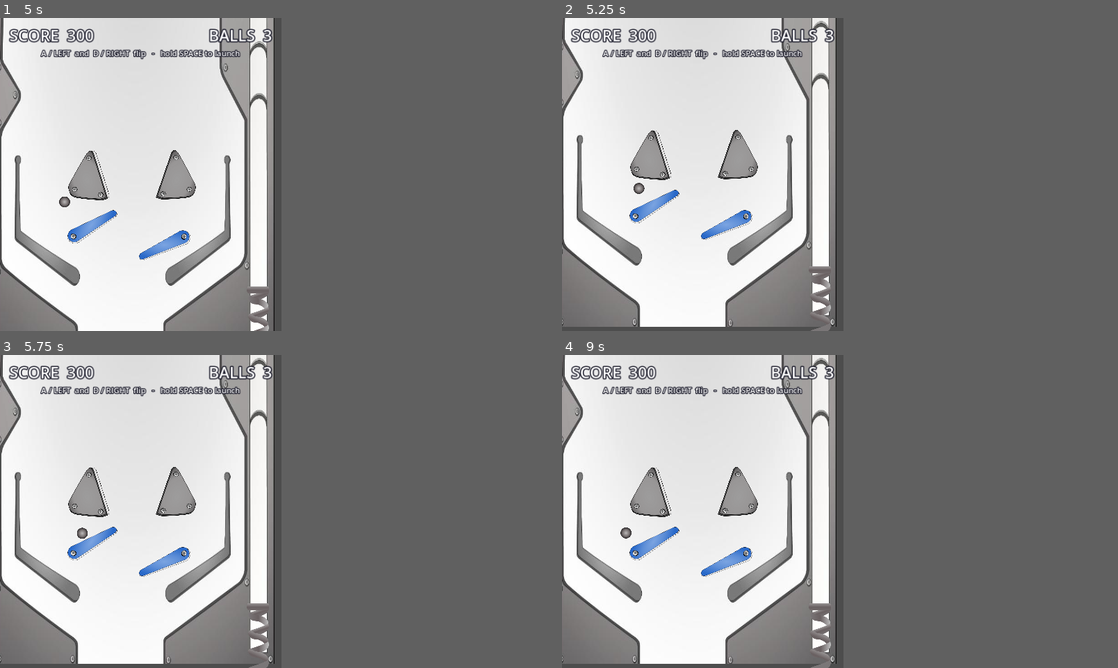
Above: before the commit, frames 1-4 (two rows, left to right).
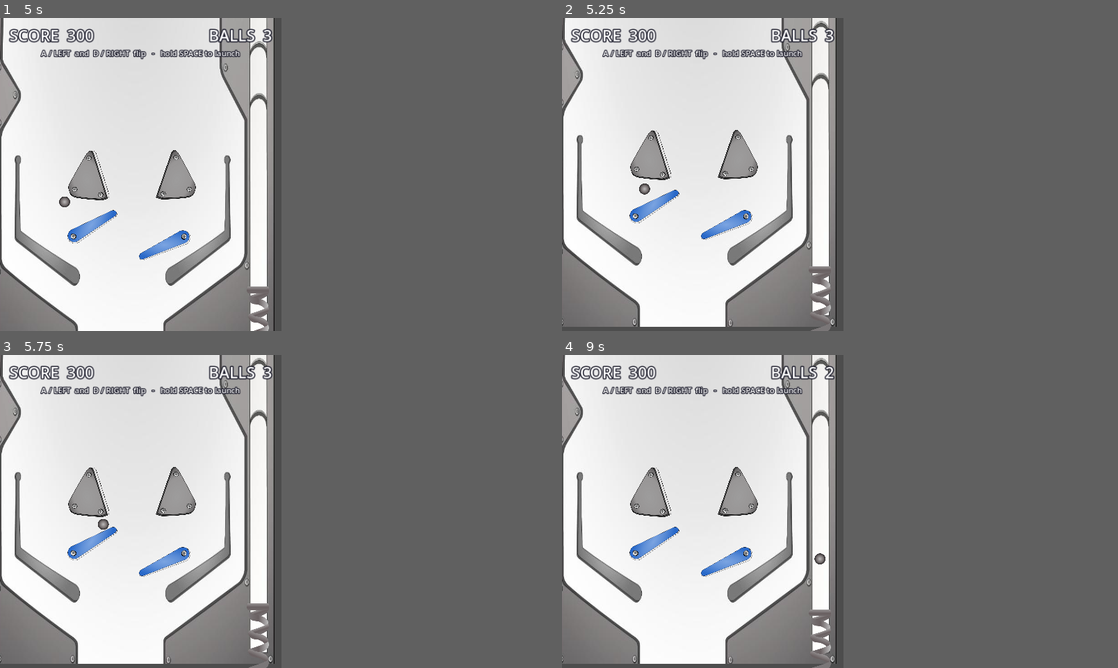
Above: after the commit, the same moments.

Repository: eddieedease/gdpb
Game: Godot game, scene res://scenes/table_select.tscn
Same seed, same stepped clock (60 frames per second), same inputs: the game is played once before the commit and once after it.
Inputs:
- Up to frame 1 (5 s): click "CLASSIC TABLE The original po…" at 0.5 s; tap Enter (restart) at 1.25 s; hold Space (launch) 1.28-2.03 s; hold A (flipper_left) 2.03-2.78 s; tap Space (launch) at 2.1, 3.6 s; hold Space (launch) 2.78-3.53 s; hold A (flipper_left) from 4.28 s (still down); hold Space (launch) from 4.28 s (still down)
- Up to frame 2 (5.25 s): keep holding A (flipper_left); release Space (launch) at 5.03 s; tap Space (launch) at 5.1 s
- Up to frame 3 (5.75 s): keep holding A (flipper_left)
- Up to frame 4 (9 s): hold Space (launch) 5.78-6.53 s; release A (flipper_left) at 6.53 s; tap Space (launch) at 6.6, 8.1 s; hold Space (launch) 7.28-8.03 s; tap Enter (restart) at 8 s; hold A (flipper_left) from 8.78 s (still down); hold Space (launch) from 8.78 s (still down)

Frame 1 is identical in both runs. In frame 2, less than 0.1% of the frame differs, in the area x 12-16%, y 52-57%; in frame 3, 0.1%; in frame 4, 0.5%, in the area x 10-49%, y 3-100%.

Commit message:
Stronger, shape-traced flippers; ramp scoring; place rail/ramp
Flippers:
- Trace the paddle outline with a CollisionPolygon2D instead of a plain
  capsule (left + right, mirrored) so the ball reads the real shape.
- Strength: rotate_speed default 19 and the table's flippers bumped
  15 -> 19. Grid-tested: 15 was weak (~1100px rise), 19 reaches the
  upper playfield (~1550px), 22+ flies off the top. Dropped the earlier
  impulse experiment - it was unreliable and could eject the ball early.

Scenes into the layout:
- ramp.gd: ramp_score export (default 2000) awarded when a ball boards.
- ExampleRamp repositioned to arc over the dome bumpers (scoring ramp);
  ExampleRail rotated into a left-side orbit lane.

Verified headless: flipper collision holds (no pass-through), rs=19
launch height is in the good band, ramp awards 2000 on board, table
loads and plays clean.

Co-Authored-By: Claude Opus 4.8 <noreply@anthropic.com>

Diff:
--- a/scenes/advanced_table.tscn
+++ b/scenes/advanced_table.tscn
@@ -124,11 +124,11 @@
 position = Vector2(980, 1360)
 
 [node name="SlingshotLeft" parent="." instance=ExtResource("9_kus3o")]
-position = Vector2(504, 2163)
+position = Vector2(504, 2080)
 rotation = -1.72514
 
 [node name="SlingshotRight" parent="." instance=ExtResource("10_4c6oi")]
-position = Vector2(767, 2160)
+position = Vector2(767, 2077)
 rotation = -1.48766
 scale = Vector2(1, -1)
 
@@ -178,19 +178,19 @@
 
 [node name="FlipperMainLeft" parent="." instance=ExtResource("12_78gja")]
 position = Vector2(472, 2424)
-rotate_speed = 15.0
+rotate_speed = 19.0
 
 [node name="FlipperMainRight" parent="." instance=ExtResource("14_3tj61")]
 position = Vector2(817, 2424)
-rotate_speed = 15.0
+rotate_speed = 19.0
 
 [node name="FlipperUpperLeft" parent="." instance=ExtResource("12_78gja")]
 position = Vector2(380, 1380)
-rotate_speed = 15.0
+rotate_speed = 19.0
 
 [node name="FlipperUpperRight" parent="." instance=ExtResource("14_3tj61")]
 position = Vector2(900, 1380)
-rotate_speed = 15.0
+rotate_speed = 19.0
 
 [node name="Rollover0" type="Area2D" parent="." groups=["rollovers"]]
 position = Vector2(430, 250)
@@ -242,7 +242,8 @@
 rotation = -0.12
 
 [node name="ExampleRail" parent="." instance=ExtResource("16_rail")]
-position = Vector2(280, 900)
+position = Vector2(180, 1050)
+rotation = -1.5708
 
 [node name="ExampleRamp" parent="." instance=ExtResource("17_ramp")]
-position = Vector2(640, 1560)
+position = Vector2(640, 560)
--- a/scenes/flipper_left.tscn
+++ b/scenes/flipper_left.tscn
@@ -1,13 +1,10 @@
-[gd_scene load_steps=4 format=3 uid="uid://be5ctreeg2i5i"]
+[gd_scene load_steps=3 format=3 uid="uid://be5ctreeg2i5i"]
 
 [ext_resource type="Script" path="res://scripts/flipper.gd" id="1"]
 [ext_resource type="Texture2D" uid="uid://djs5kccxjlyu8" path="res://assets/sprites/Part__g1457.png" id="2"]
 
-[sub_resource type="CapsuleShape2D" id="shape_flipper"]
-radius = 20.0
-height = 140.0
-
 [node name="FlipperLeft" type="AnimatableBody2D"]
+sync_to_physics = true
 script = ExtResource("1")
 
 [node name="Sprite2D" type="Sprite2D" parent="."]
@@ -15,7 +12,5 @@
 scale = Vector2(0.28, 0.28)
 texture = ExtResource("2")
 
-[node name="CollisionShape2D" type="CollisionShape2D" parent="."]
-position = Vector2(65, 0)
-rotation = 1.5708
-shape = SubResource("shape_flipper")
+[node name="CollisionPolygon2D" type="CollisionPolygon2D" parent="."]
+polygon = PackedVector2Array(-15, 0, -9, -15, 8, -19, 45, -18, 85, -15, 112, -12, 125, -8, 129, 0, 125, 8, 112, 12, 85, 15, 45, 18, 8, 19, -9, 15)
--- a/scenes/flipper_right.tscn
+++ b/scenes/flipper_right.tscn
@@ -1,13 +1,10 @@
-[gd_scene load_steps=4 format=3 uid="uid://yehdbnn32jj1"]
+[gd_scene load_steps=3 format=3 uid="uid://yehdbnn32jj1"]
 
 [ext_resource type="Script" path="res://scripts/flipper.gd" id="1"]
 [ext_resource type="Texture2D" uid="uid://qsoxq01ml4y8" path="res://assets/sprites/Part__g1458.png" id="2"]
 
-[sub_resource type="CapsuleShape2D" id="shape_flipper"]
-radius = 20.0
-height = 140.0
-
 [node name="FlipperRight" type="AnimatableBody2D"]
+sync_to_physics = true
 script = ExtResource("1")
 input_action = "flipper_right"
 rest_angle_deg = -25.0
@@ -18,7 +15,5 @@
 scale = Vector2(0.28, 0.28)
 texture = ExtResource("2")
 
-[node name="CollisionShape2D" type="CollisionShape2D" parent="."]
-position = Vector2(-65, 0)
-rotation = 1.5708
-shape = SubResource("shape_flipper")
+[node name="CollisionPolygon2D" type="CollisionPolygon2D" parent="."]
+polygon = PackedVector2Array(15, 0, 9, -15, -8, -19, -45, -18, -85, -15, -112, -12, -125, -8, -129, 0, -125, 8, -112, 12, -85, 15, -45, 18, -8, 19, 9, 15)
--- a/scripts/flipper.gd
+++ b/scripts/flipper.gd
@@ -3,7 +3,11 @@
 @export var input_action := "flipper_left"
 @export var rest_angle_deg := 25.0
 @export var active_angle_deg := -30.0
-@export var rotate_speed := 20.0  # radians per second
+## How fast the flipper snaps, in rad/s - this IS the flipper strength. ~19
+## sends a ball from the lower flippers up to the mid/upper playfield; 15 is
+## weak, 22+ launches clean off the top. Time the flip so the blade is still
+## swinging when the ball meets it - a held-up flipper just deflects softly.
+@export var rotate_speed := 19.0
 
 
 func _ready() -> void:
--- a/scripts/ramp.gd
+++ b/scripts/ramp.gd
@@ -19,6 +19,8 @@
 		smoothness = v
 		_refresh()
 @export var wall_bounce := 0.15
+## Points awarded once each time a ball boards the ramp (0 = no scoring).
+@export var ramp_score := 2000
 
 @onready var _left: Line2D = $Left
 @onready var _right: Line2D = $Right
@@ -121,3 +123,5 @@
 		body.collision_mask = RAMP_BIT
 		body.z_index = 10
 		body.set_meta("on_ramp", true)
+		if ramp_score > 0:
+			GameManager.add_score(ramp_score)
